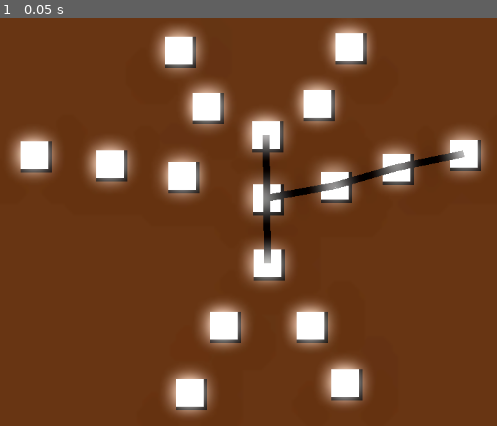
Above: before the commit, frame 1.
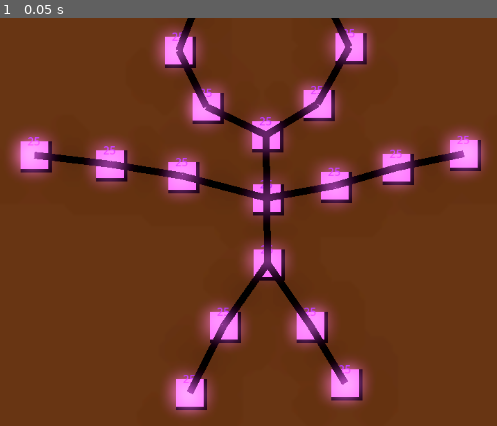
Above: after the commit, the same moment.

Repository: syshotdev/RiskyStrats
Game: Godot game, scene res://main.tscn
Two runs of this game, one before a commit and one after it. Both use one fixed random seed, a clock stepped at 60 frames per second and the inputs below.
Inputs:
- Up to frame 1 (0.05 s): no input

The runs differ from the first frame. In frame 1, 15% of the frame differs, in the area x 2-98%, y 0-98%.

Commit message:
Fixed roadbuilding script, made map

Diff:
--- a/Objects/Map/Map.gd
+++ b/Objects/Map/Map.gd
@@ -1,6 +1,8 @@
 extends Node2D
 
 class_name Map
+
+@export var defaultNodeColor : GameColors.colors
 
 @onready var distributer : PayloadDistributer = PayloadDistributer.new()
 
@@ -27,6 +29,9 @@
 	for road in roads:
 		setRoadNodeNeighbors(road)
 
+	for node in nodes:
+		node.addUnit(Unit.new(defaultNodeColor, 25))
+
 
 # Gets the road's node1 and node2 and sets themselves as neighbors
 func setRoadNodeNeighbors(road : Road):
--- a/Objects/Map/man_map.tscn
+++ b/Objects/Map/man_map.tscn
@@ -6,6 +6,7 @@
 
 [node name="Man map" type="Node2D"]
 script = ExtResource("1_6066k")
+defaultNodeColor = 2
 
 [node name="Nodes" type="Node2D" parent="."]
 
@@ -101,4 +102,82 @@
 node1 = NodePath("../../Nodes/GameNode16")
 node2 = NodePath("../../Nodes/GameNode17")
 
-[editable path="Nodes/GameNode"]
+[node name="Road7" type="Node2D" parent="Roads" node_paths=PackedStringArray("node1", "node2")]
+script = ExtResource("3_58plg")
+node1 = NodePath("../../Nodes/GameNode18")
+node2 = NodePath("../../Nodes/GameNode19")
+
+[node name="Road8" type="Node2D" parent="Roads" node_paths=PackedStringArray("node1", "node2")]
+script = ExtResource("3_58plg")
+node1 = NodePath("../../Nodes/GameNode19")
+node2 = NodePath("../../Nodes/GameNode20")
+
+[node name="Road9" type="Node2D" parent="Roads" node_paths=PackedStringArray("node1", "node2")]
+script = ExtResource("3_58plg")
+node1 = NodePath("../../Nodes/GameNode6")
+node2 = NodePath("../../Nodes/GameNode18")
+
+[node name="Road10" type="Node2D" parent="Roads" node_paths=PackedStringArray("node1", "node2")]
+script = ExtResource("3_58plg")
+node1 = NodePath("../../Nodes/GameNode")
+node2 = NodePath("../../Nodes/GameNode4")
+
+[node name="Road11" type="Node2D" parent="Roads" node_paths=PackedStringArray("node1", "node2")]
+script = ExtResource("3_58plg")
+node1 = NodePath("../../Nodes/GameNode4")
+node2 = NodePath("../../Nodes/GameNode5")
+
+[node name="Road12" type="Node2D" parent="Roads" node_paths=PackedStringArray("node1", "node2")]
+script = ExtResource("3_58plg")
+node1 = NodePath("../../Nodes/GameNode6")
+node2 = NodePath("../../Nodes/GameNode7")
+
+[node name="Road13" type="Node2D" parent="Roads" node_paths=PackedStringArray("node1", "node2")]
+script = ExtResource("3_58plg")
+node1 = NodePath("../../Nodes/GameNode7")
+node2 = NodePath("../../Nodes/GameNode8")
+
+[node name="Road14" type="Node2D" parent="Roads" node_paths=PackedStringArray("node1", "node2")]
+script = ExtResource("3_58plg")
+node1 = NodePath("../../Nodes/GameNode8")
+node2 = NodePath("../../Nodes/GameNode9")
+
+[node name="Road15" type="Node2D" parent="Roads" node_paths=PackedStringArray("node1", "node2")]
+script = ExtResource("3_58plg")
+node1 = NodePath("../../Nodes/GameNode9")
+node2 = NodePath("../../Nodes/GameNode10")
+
+[node name="Road16" type="Node2D" parent="Roads" node_paths=PackedStringArray("node1", "node2")]
+script = ExtResource("3_58plg")
+node1 = NodePath("../../Nodes/GameNode10")
+node2 = NodePath("../../Nodes/GameNode11")
+
+[node name="Road17" type="Node2D" parent="Roads" node_paths=PackedStringArray("node1", "node2")]
+script = ExtResource("3_58plg")
+node1 = NodePath("../../Nodes/GameNode11")
+node2 = NodePath("../../Nodes/GameNode12")
+
+[node name="Road18" type="Node2D" parent="Roads" node_paths=PackedStringArray("node1", "node2")]
+script = ExtResource("3_58plg")
+node1 = NodePath("../../Nodes/GameNode12")
+node2 = NodePath("../../Nodes/GameNode13")
+
+[node name="Road19" type="Node2D" parent="Roads" node_paths=PackedStringArray("node1", "node2")]
+script = ExtResource("3_58plg")
+node1 = NodePath("../../Nodes/GameNode13")
+node2 = NodePath("../../Nodes/GameNode14")
+
+[node name="Road20" type="Node2D" parent="Roads" node_paths=PackedStringArray("node1", "node2")]
+script = ExtResource("3_58plg")
+node1 = NodePath("../../Nodes/GameNode14")
+node2 = NodePath("../../Nodes/GameNode7")
+
+[node name="Road21" type="Node2D" parent="Roads" node_paths=PackedStringArray("node1", "node2")]
+script = ExtResource("3_58plg")
+node1 = NodePath("../../Nodes/GameNode")
+node2 = NodePath("../../Nodes/GameNode2")
+
+[node name="Road22" type="Node2D" parent="Roads" node_paths=PackedStringArray("node1", "node2")]
+script = ExtResource("3_58plg")
+node1 = NodePath("../../Nodes/GameNode2")
+node2 = NodePath("../../Nodes/GameNode3")
Not shown, changed: addons/roadBuilder/roadBuilder.gd
